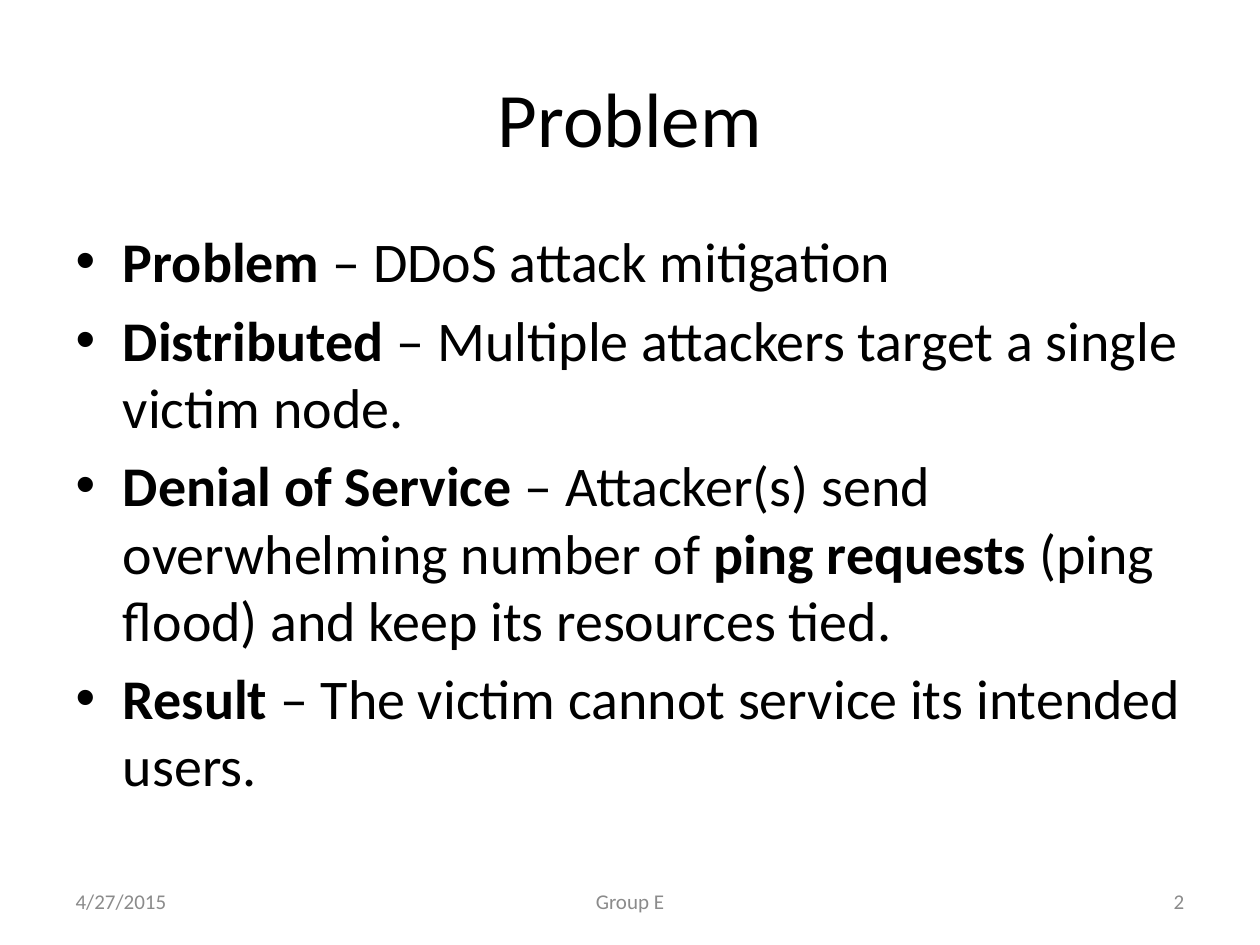
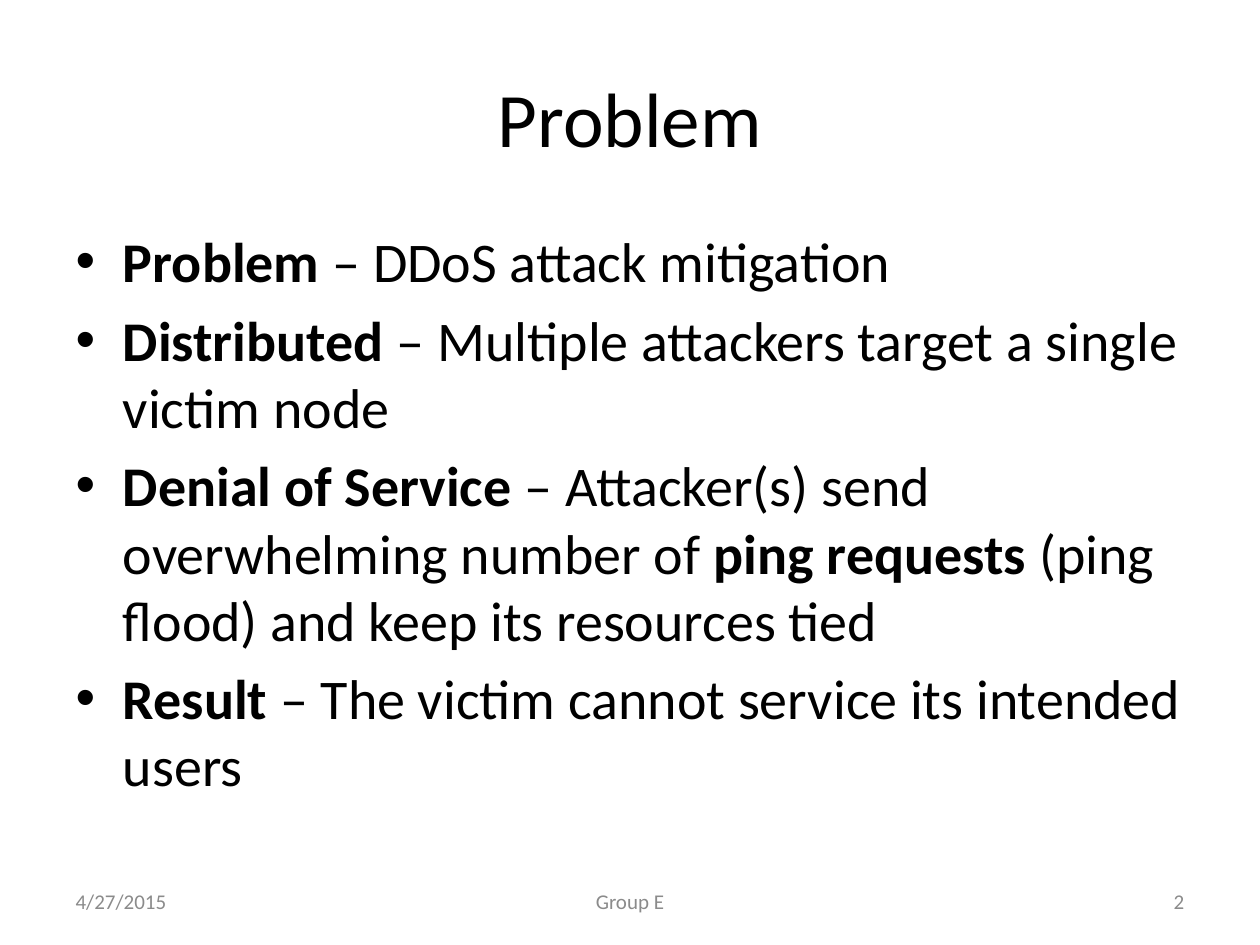
Before and after one commit to mishra14/DDoSAttackMitigationSystem, a slide deck: slide 2 of CIS 553.pptx. Drawn at 1260x945 pixels with LibreOffice and Linux fonts; fonts in the diff are those of the drawing. Boxes give left, top, right and bottom in pixels: in the first picture for what was removed or moved away, otherwise in the second. Text is boxed around its words. In the diff, an @@ line names an element or a change of style, - is before the commit and + after.

Commit message:
with results and conclusion

```diff
--- a/CIS 553.pptx
+++ b/CIS 553.pptx
@@ text at (123, 321, 1180, 787): text changed @@
-• Distributed – Multiple attackers target a single victim node.
-• Denial of Service – Attacker(s) send overwhelming number of ping requests (ping flood) and keep its resources tied.
-• Result – The victim cannot service its intended users.
+• Distributed – Multiple attackers target a single victim node
+• Denial of Service – Attacker(s) send overwhelming number of ping requests (ping flood) and keep its resources tied
+• Result – The victim cannot service its intended users
```
Also in this commit, not shown: 6 other slides changed, 1 slide removed.
